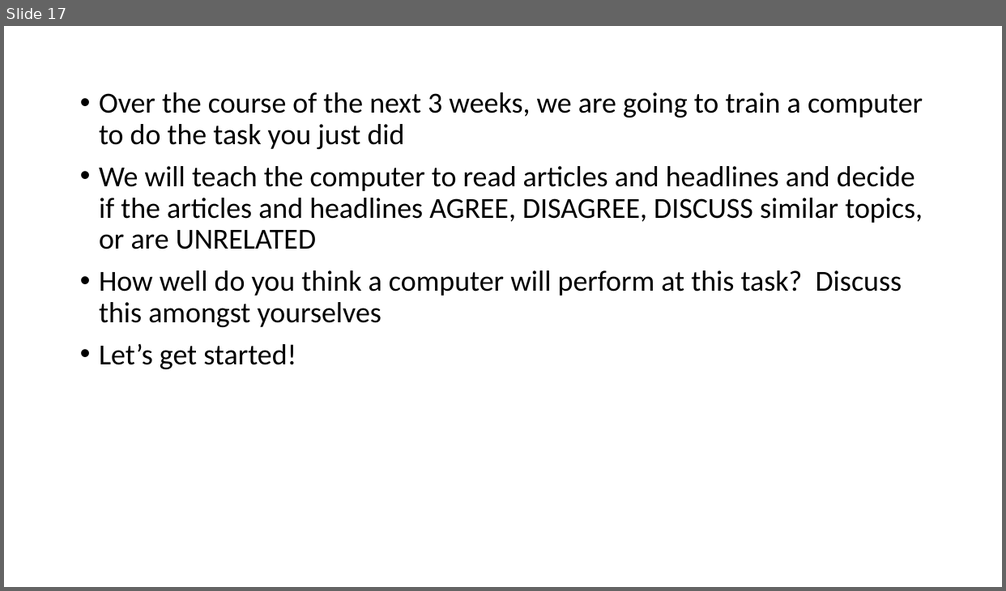
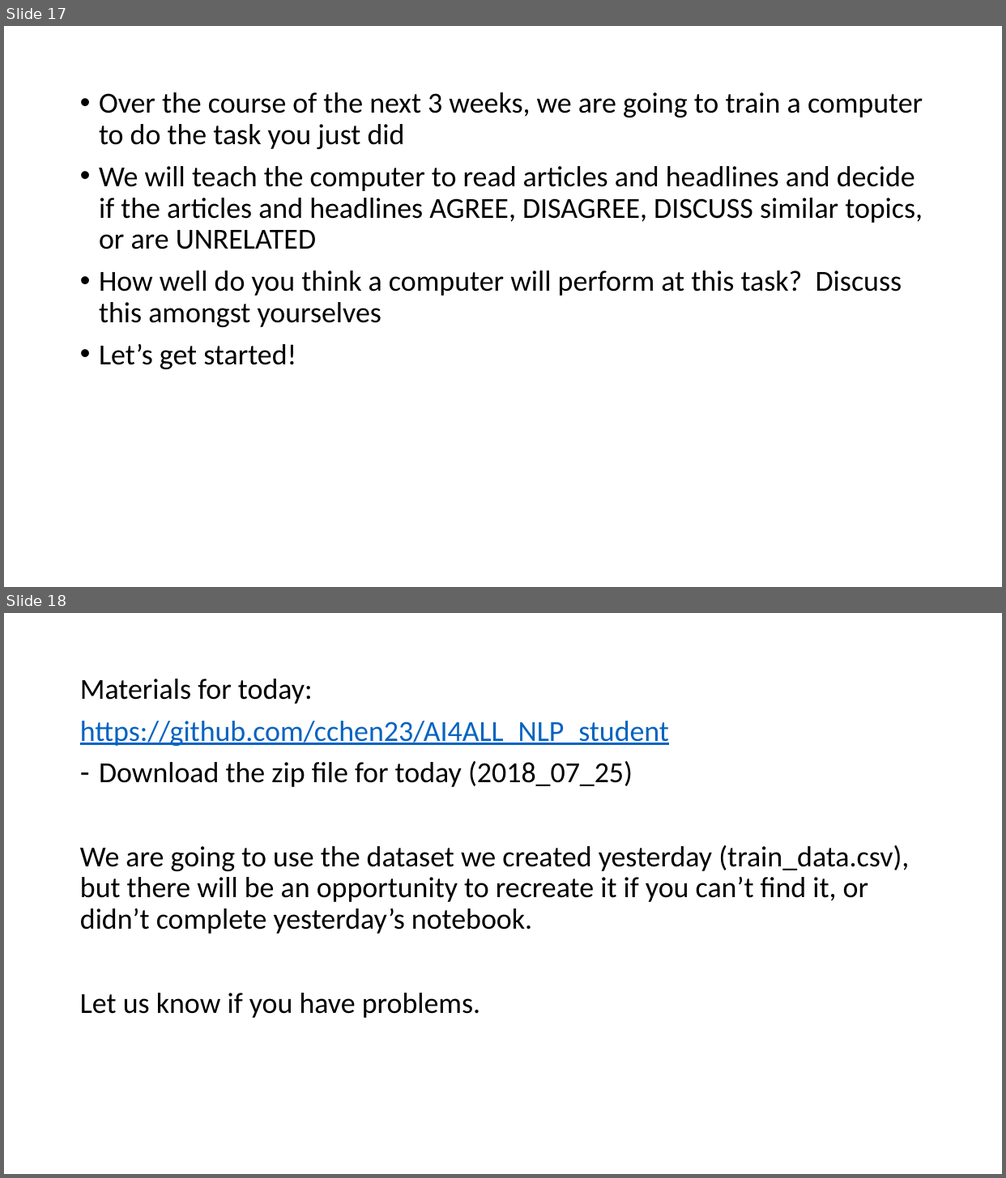
Before and after one commit to cchen23/AI4ALL_NLP, a slide deck: Slides/Day3_NLP_FakeNewsChallenge.pptx. Shown one above the other, each under a label of ours: slide 17 before the commit, slides 17 and 18 after it. The pictures are 1006x591 and 1006x1178 pixels, drawn with LibreOffice and Linux fonts; fonts in the diff are those of the drawing. Boxes give left, top, right and bottom in pixels: in the first picture for what was removed or moved away, otherwise in the second. Text is boxed around its words. In the diff, an @@ line names an element or a change of style, - is before the commit and + after.

Commit message:
updated slides for day3

```diff
--- a/Slides/Day3_NLP_FakeNewsChallenge.pptx
+++ b/Slides/Day3_NLP_FakeNewsChallenge.pptx
@@ slide 18 added at (x1=4, y1=613, x2=1002, y2=1174), background #FFFFFF @@
@@ text added at (x1=80, y1=679, x2=909, y2=1018), 28 pt, text #000000 @@
+Materials for today:
+https://github.com/cchen23/AI4ALL_NLP_student
+– Download the zip file for today (2018_07_25)
+We are going to use the dataset we created yesterday (train_data.csv), but there will be an opportunity to recreate it if you can’t find it, or didn’t complete yesterday’s notebook.
+Let us know if you have problems.
```
